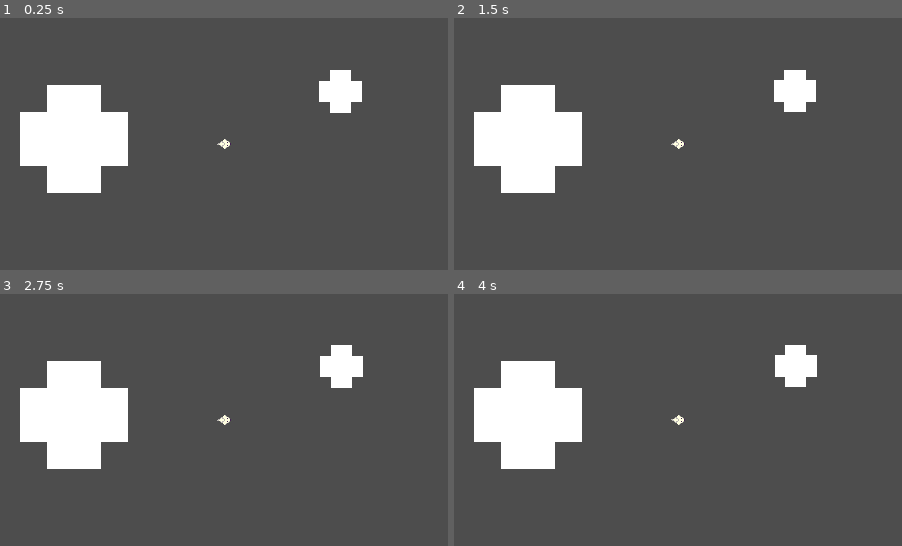
Above: before the commit, frames 1-4 (two rows, left to right).
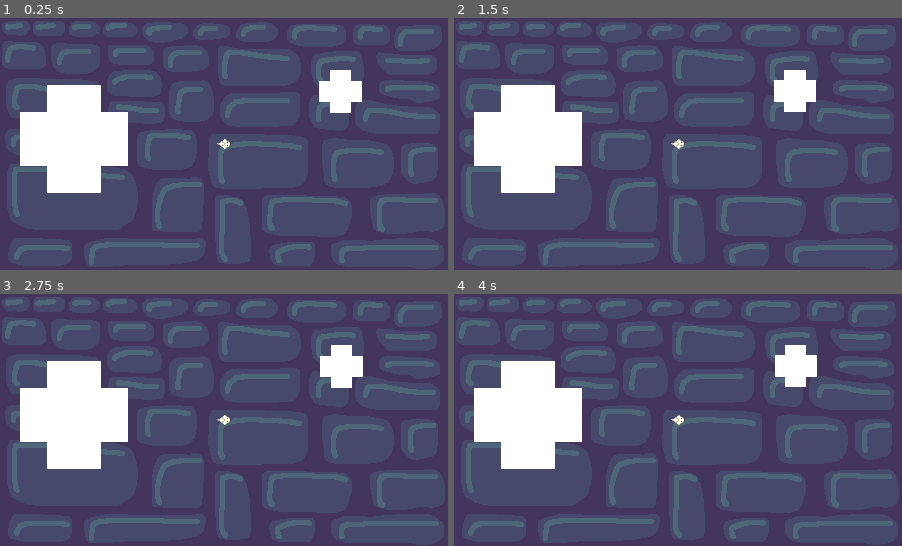
Above: after the commit, the same moments.

Repository: BlendyDev/GMTK2025
Game: Godot game, scene res://Scenes/level.tscn
Two runs of this game, one before a commit and one after it. Both use one fixed random seed, a clock stepped at 60 frames per second and the inputs below.
Inputs (mouse positions are in pixels of both pictures, inside the frame that each line leads up to):
- Up to frame 1 (0.25 s): no input
- Up to frame 2 (1.5 s): tap Space at 0.77 s; move the mouse to (588, 156) at 1.27 s
- Up to frame 3 (2.75 s): tap Space at 1.52 s; move the mouse to (268, 364) at 2.02 s
- Up to frame 4 (4 s): move the mouse to (655, 470) at 2.77 s; tap Space at 3.02, 3.77 s; move the mouse to (812, 457) at 3.52 s

The runs differ from the first frame. In frame 1, 60% of the frame differs, in the area x 0-100%, y 1-100%; in frame 2, 60%; in frame 3, 60%; in frame 4, 60%.

Commit message:
fix? direction controls

Diff:
--- a/Scenes/level.tscn
+++ b/Scenes/level.tscn
@@ -6,6 +6,7 @@
 [ext_resource type="SpriteFrames" uid="uid://brjoepnckupck" path="res://Animation/mouseFrames.tres" id="4_0f350"]
 [ext_resource type="AudioStream" uid="uid://dapvn0ocg8s84" path="res://SFX/test_sfx_pickup.wav" id="4_81xng"]
 [ext_resource type="Script" uid="uid://cqcu4jcux40sh" path="res://Scenes/mob.gd" id="5_wqkje"]
+[ext_resource type="Texture2D" uid="uid://c1yfhu6mq1mop" path="res://Sprites/fondo.png" id="7_8c0lf"]
 
 [sub_resource type="Curve" id="Curve_6phgx"]
 _data = [Vector2(0, 0.235955), 0.0, -0.151716, 0, 0, Vector2(1, 1), 0.0, 0.0, 0, 0]
@@ -56,13 +57,13 @@
 input_pickable = true
 script = ExtResource("1_tumq0")
 speed = 1.0
-last_velocity_frames = 10
+stored_velocity_frames = 10
 
 [node name="AnimatedSprite2D" type="AnimatedSprite2D" parent="Player"]
 sprite_frames = ExtResource("4_0f350")
 animation = &"right"
 autoplay = "right"
-frame_progress = 0.185315
+frame_progress = 0.882118
 
 [node name="CollisionShape2D" type="CollisionShape2D" parent="Player"]
 shape = SubResource("CircleShape2D_k5f4k")
@@ -90,4 +91,8 @@
 [node name="CollisionShape2D" type="CollisionShape2D" parent="mob"]
 shape = SubResource("CircleShape2D_0f350")
 
+[node name="BG" type="Sprite2D" parent="."]
+z_index = -1000
+texture = ExtResource("7_8c0lf")
+
 [connection signal="mouse_entered" from="Player" to="Player" method="_on_mouse_entered"]
--- a/Scripts/Player.gd
+++ b/Scripts/Player.gd
@@ -8,7 +8,7 @@
 var mouse_motion:= Vector2.ZERO
 @onready var sprite: AnimatedSprite2D = $AnimatedSprite2D
 var last_velocities: PackedVector2Array
-@export var last_velocity_frames: int
+@export var stored_velocity_frames: int
 
 # Called when the node enters the scene tree for the first time.
 func _ready() -> void:
@@ -27,15 +27,14 @@
 
 
 
-func animate_direction():
+func a():
 	if (velocity.length() > 0):
 		last_velocities.append(velocity)
-		if (last_velocity_frames > 10):
+		if (last_velocities.size() > stored_velocity_frames):
 			last_velocities.remove_at(0)
 	var combined_velocity := Vector2.ZERO
 	for v in last_velocities:
 		combined_velocity += v.normalized()
-
 	var offset_angle := (combined_velocity.angle_to(Vector2.RIGHT) + PI)/(2*PI) + 1.0/16.0
 	if (offset_angle < 1.0/8.0):
 		sprite.animation = "left"
@@ -56,6 +55,9 @@
 	else:
 		sprite.animation = "left"
 
+
+
+
 # Called every frame. 'delta' is the elapsed time since the previous frame.
 func _process(delta: float) -> void:
 	if (Input.is_key_pressed(KEY_SPACE)):
@@ -66,8 +68,8 @@
 		min(offset.x, max(-offset.x, position.x + mouse_motion.x))-position.x,
 		min(offset.y, max(-offset.y, position.y + mouse_motion.y))-position.y
 	)*speed * (1/delta)
-	animate_direction()
 
+	a()
 	mouse_motion = Vector2.ZERO
 	move_and_slide()
 	pass
Not shown: 1 places in Scenes/level.tscn that only renumber resources
Binary file added: Sprites/fondo.png
Not shown, added: Sprites/fondo.png.import
